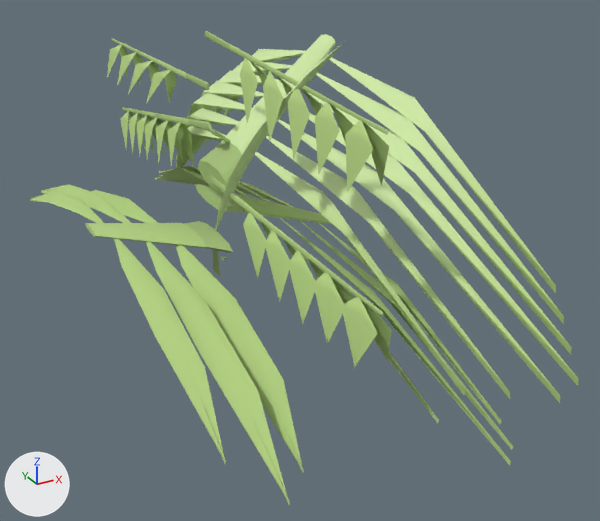
What one commit did to the glTF model web-forest/public/model/species/pteris-tripartita.glb.
One viewpoint serves both versions: a camera (50 mm lens) standing at (-0.627, -1.482, 0.728) and looking at (0.105, -0.151, 0.063). The axes (+X, +Y, +Z) are drawn at lower left. The lights are the same throughout. The picture after the commit comes second. Where no turn or scale is listed for an object, it has been applied to the vertices. Vertices at exactly the same position are counted once.

In view in the first picture: 'frond0', 'p0', 'p1', 'p2', 'p3', 'p4', 'p6', 'p7'.
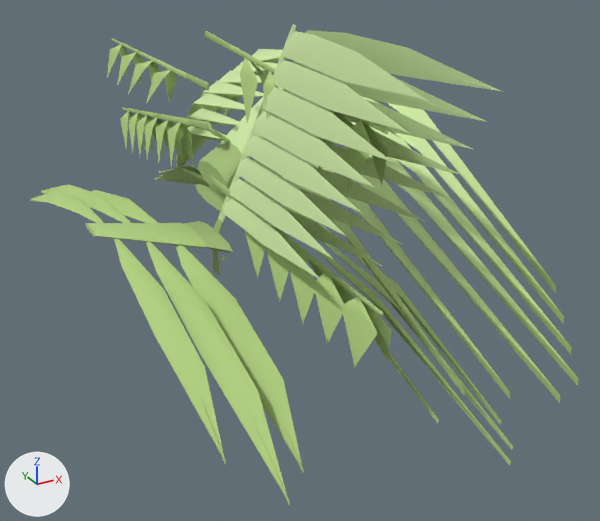
What differs and where, as boxes [x1, y1, x2, y2] in the pictures (600 x 521 px):
'frond0', reshaped (117% wider, 9% taller)
    before: [212, 41, 345, 276]
    after: [213, 24, 503, 281]
part 1 of me_mesh_0, rebuilt (35% narrower, 10% taller)
    before: [215, 41, 345, 231]
    after: [213, 24, 297, 234]
part 2 of me_mesh_0, added (green)
    after: [223, 199, 382, 281]
part 3 of me_mesh_0, added (green)
    after: [230, 179, 403, 259]
part 4 of me_mesh_0, added (green)
    after: [237, 157, 426, 237]
part 5 of me_mesh_0, added (green)
    after: [245, 135, 447, 214]
part 6 of me_mesh_0, added (green)
    after: [253, 112, 461, 189]
part 7 of me_mesh_0, added (green)
    after: [263, 87, 472, 163]
part 8 of me_mesh_0, added (green)
    after: [273, 60, 487, 133]
part 9 of me_mesh_0, added (green)
    after: [283, 30, 503, 102]

The change, as a diff of the scene's bpy script:
```diff
--- a/web-forest/public/model/species/pteris-tripartita.glb.py
+++ b/web-forest/public/model/species/pteris-tripartita.glb.py
@@ me_mesh_0 @@
 # used by ob_frond0; location = (-0.012, 0.002, 0.0)
-me_mesh_0.from_pydata(...)  # 302 vertices, 556 faces; spans x -0.013..0.013, y -0.501..0.017, z 0.0..0.55
+me_mesh_0.from_pydata(...)  # 579 vertices, 1028 faces; spans x -0.067..0.067, y -0.756..0.017, z 0.0..0.55
+# me_mesh_0 part 1: the loose piece of 26 vertices spanning x -0.013..0.013, y -0.501..0.0, z 0.088..0.55 is rebuilt with 39 vertices and now spans x -0.002..0.002, y -0.355..0.016, z 0.082..0.55
+# me_mesh_0 part 2: a new loose piece of 33 vertices spanning x -0.054..0.054, y -0.531..-0.061, z 0.165..0.226, in mat_flat
+# me_mesh_0 part 3: a new loose piece of 33 vertices spanning x -0.059..0.059, y -0.575..-0.098, z 0.215..0.277, in mat_flat
+# me_mesh_0 part 4: a new loose piece of 33 vertices spanning x -0.063..0.063, y -0.618..-0.136, z 0.265..0.327, in mat_flat
+# me_mesh_0 part 5: a new loose piece of 33 vertices spanning x -0.067..0.067, y -0.657..-0.173, z 0.314..0.375, in mat_flat
+# me_mesh_0 part 6: a new loose piece of 33 vertices spanning x -0.064..0.064, y -0.681..-0.211, z 0.361..0.418, in mat_flat
+# me_mesh_0 part 7: a new loose piece of 33 vertices spanning x -0.06..0.06, y -0.706..-0.248, z 0.408..0.46, in mat_flat
+# me_mesh_0 part 8: a new loose piece of 33 vertices spanning x -0.057..0.057, y -0.731..-0.285, z 0.455..0.504, in mat_flat
+# me_mesh_0 part 9: a new loose piece of 33 vertices spanning x -0.053..0.053, y -0.756..-0.323, z 0.503..0.55, in mat_flat
+# other edits to the shape of me_mesh_0 do not show in these pictures
 me_mesh_0.materials.append(mat_flat)
```
